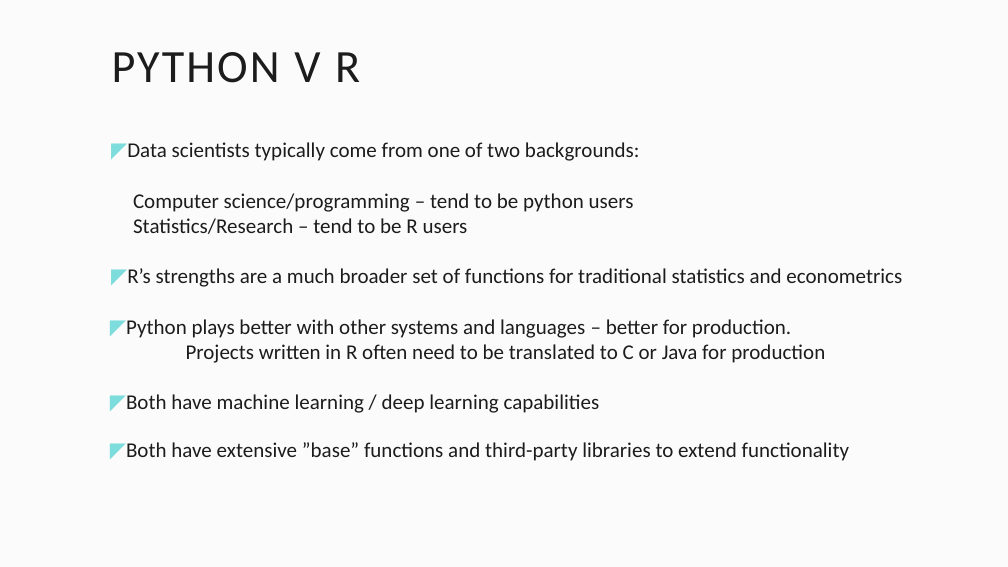
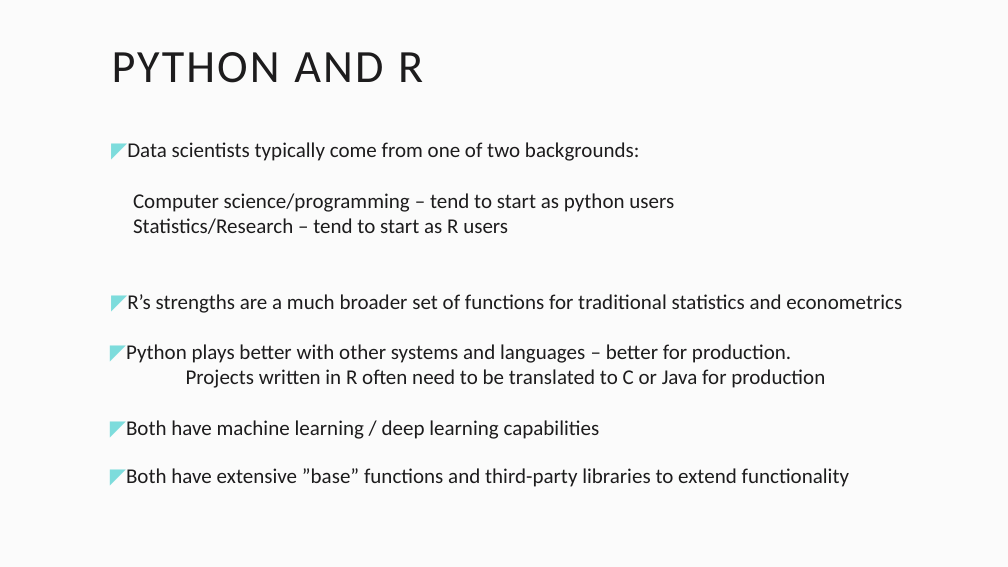
Before and after one commit to darrelrobinson/Intro-to-Python, a slide deck: slide 4 of presentation.pptx. Drawn at 1008x567 pixels with LibreOffice and Linux fonts; fonts in the diff are those of the drawing; background and template pictures are left out. Boxes give left, top, right and bottom in pixels: in the first picture for what was removed or moved away, otherwise in the second. Text is boxed around its words. In the diff, an @@ line names an element or a change of style, - is before the commit and + after.

```diff
--- a/presentation.pptx
+++ b/presentation.pptx
@@ title at (112, 52, 423, 83): text changed @@
-PYTHON V R
+PYTHON AND R
@@ text at (133, 193, 674, 234): text changed @@
-Computer science/programming – tend to be python users
-Statistics/Research – tend to be R users
+Computer science/programming – tend to start as python users
+Statistics/Research – tend to start as R users
```
Also in this commit, not shown: 3 other slides changed, 2 slides added, 1 slide removed, 7 other files.
